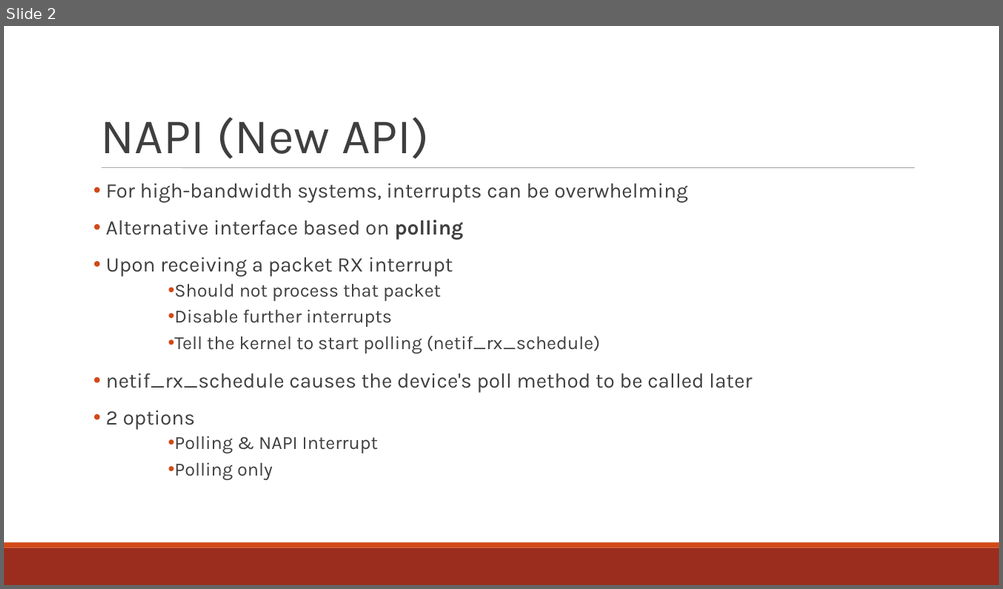
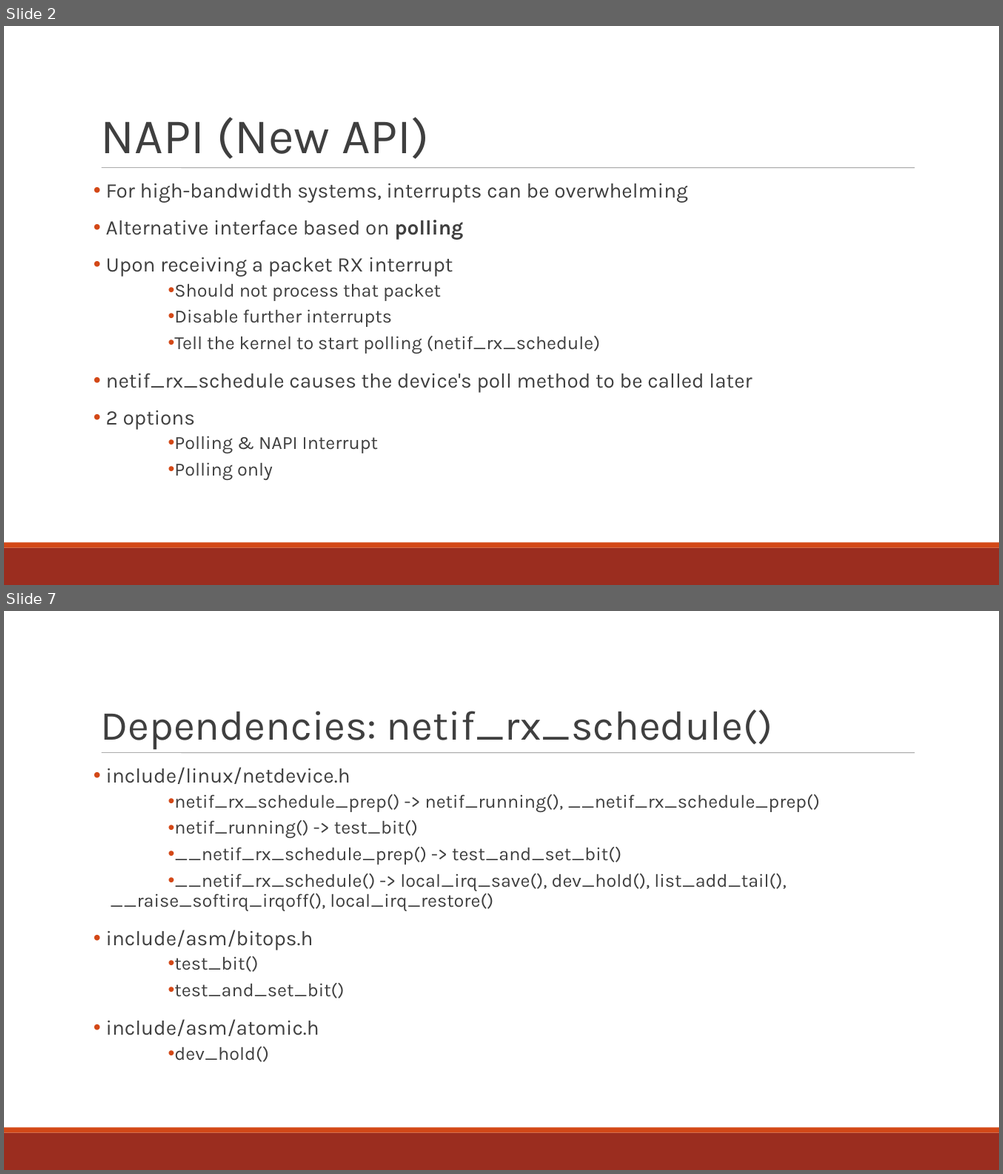
Before and after one commit to minitu/urop_priv, a slide deck: rckemac_linuxdep.ppt. Shown one above the other, each under a label of ours: slide 2 before the commit, slides 2 and 7 after it; the slides between them are not shown. The pictures are 1003x589 and 1003x1174 pixels, drawn with LibreOffice and Linux fonts; fonts in the diff are those of the drawing. Boxes give left, top, right and bottom in pixels: in the first picture for what was removed or moved away, otherwise in the second. Text is boxed around its words. In the diff, an @@ line names an element or a change of style, - is before the commit and + after.

Commit message:
Finish rckemac_linuxdep

```diff
--- a/rckemac_linuxdep.ppt
+++ b/rckemac_linuxdep.ppt
@@ slide 7 added at (4, 611, 999, 1170), background #FFFFFF; not listed: 3 template elements that a slide beside it also shows @@
@@ title added at (101, 709, 772, 749), 40 pt, text #3F3F3F @@
+Dependencies: netif_rx_schedule()
@@ text added at (106, 767, 819, 1062), 18 pt, text #3F3F3F @@
+• include/linux/netdevice.h
+  • netif_rx_schedule_prep() -> netif_running(), __netif_rx_schedule_prep()
+  • netif_running() -> test_bit()
+  • __netif_rx_schedule_prep() -> test_and_set_bit()
+  • __netif_rx_schedule() -> local_irq_save(), dev_hold(), list_add_tail(), __raise_softirq_irqoff(), local_irq_restore()
+• include/asm/bitops.h
+  • test_bit()
+  • test_and_set_bit()
+• include/asm/atomic.h
+  • dev_hold()
```
Also in this commit, not shown: 4 slides changed, 13 other slides added, 2 other files.
